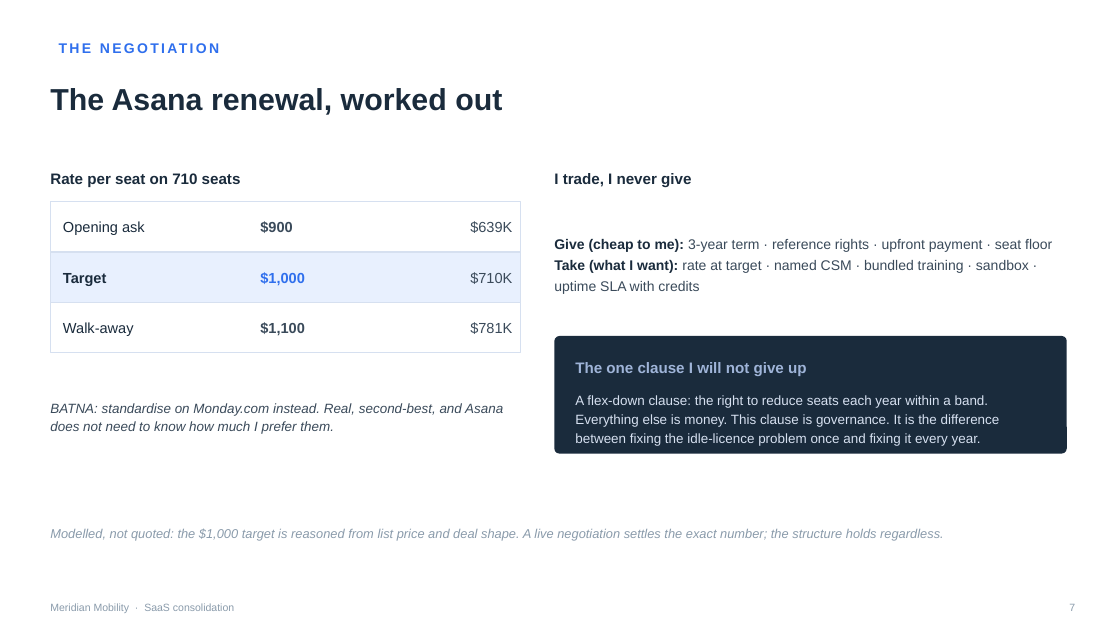
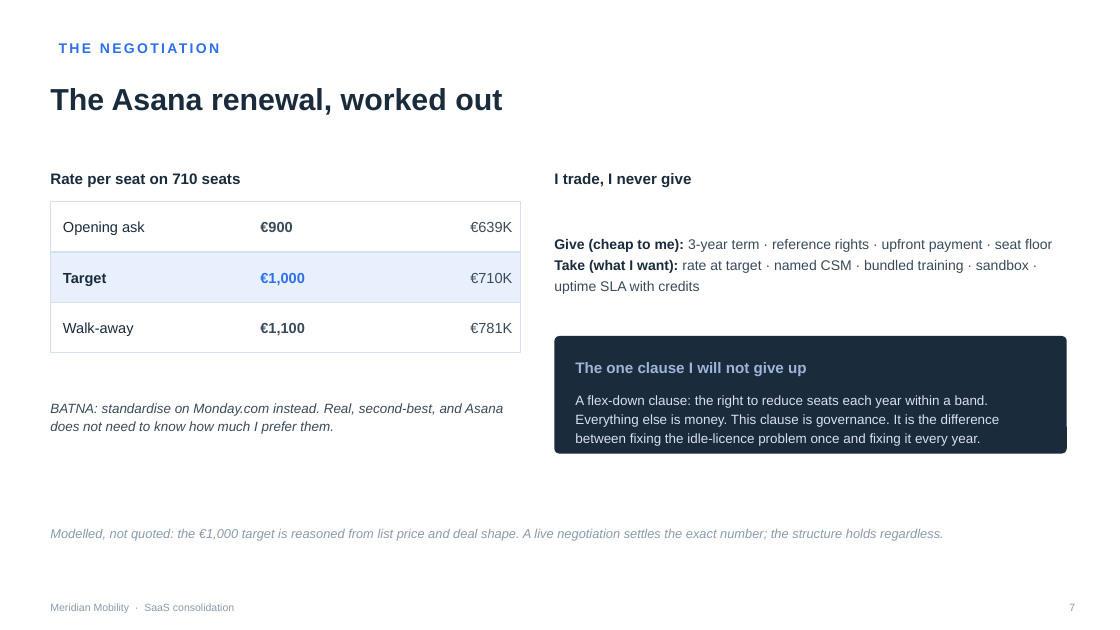
Before and after one commit to ShrutiSMorab/saas-vendor-consolidation-case-study, a slide deck: slide 7 of RECOMMENDATION.pptx. Drawn at 1120x630 pixels with LibreOffice and Linux fonts; fonts in the diff are those of the drawing. Boxes give left, top, right and bottom in pixels: in the first picture for what was removed or moved away, otherwise in the second. Text is boxed around its words. In the diff, an @@ line names an element or a change of style, - is before the commit and + after.

```diff
--- a/RECOMMENDATION.pptx
+++ b/RECOMMENDATION.pptx
@@ text at [260, 222, 292, 232]: text changed @@
-$900
+€900
@@ text at [470, 222, 512, 232]: text changed @@
-$639K
+€639K
@@ text at [260, 273, 305, 286]: text changed @@
-$1,000
+€1,000
@@ text at [470, 273, 512, 283]: text changed @@
-$710K
+€710K
@@ text at [260, 323, 305, 336]: text changed @@
-$1,100
+€1,100
@@ text at [470, 323, 512, 333]: text changed @@
-$781K
+€781K
@@ text at [50, 529, 944, 541]: text changed @@
-Modelled, not quoted: the $1,000 target is reasoned from list price and deal shape. A live negotiation settles the exact number; the structure holds regardless.
+Modelled, not quoted: the €1,000 target is reasoned from list price and deal shape. A live negotiation settles the exact number; the structure holds regardless.
```
Also in this commit, not shown: 4 other slides changed, 14 other files.
